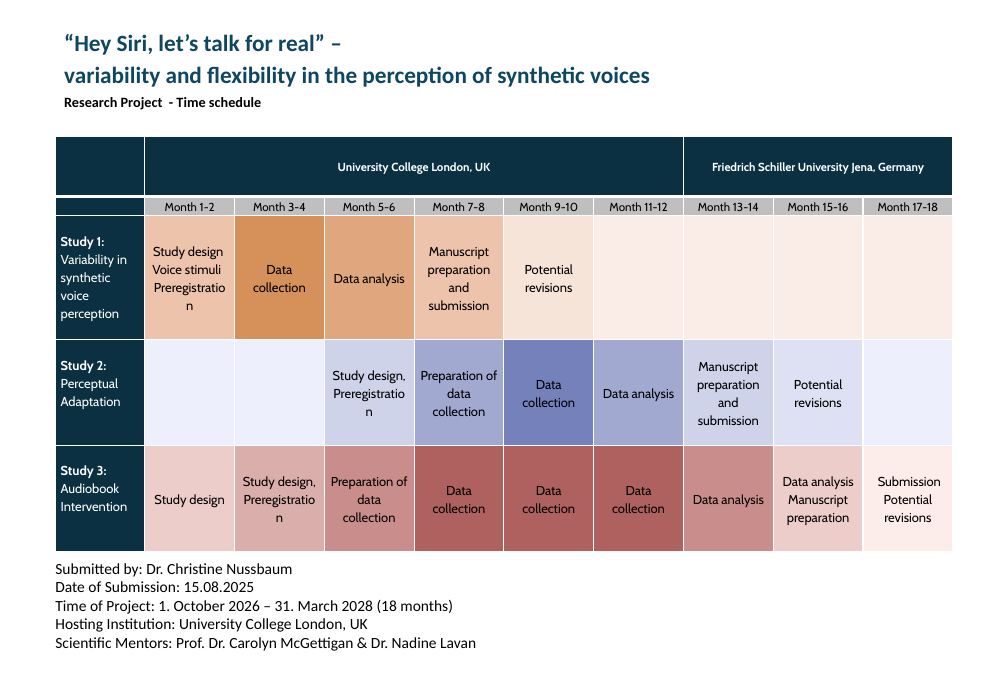
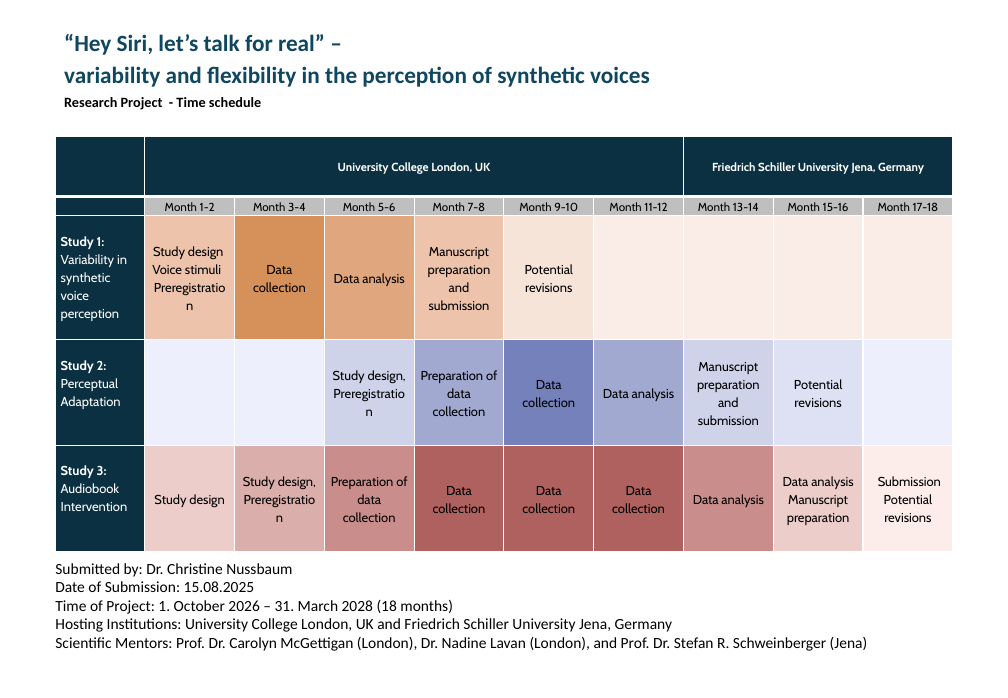
Before and after one commit to ChristineNussbaum/2024_Naturalness_Project, a slide deck: slide 1 of PRIME/06_timeschedule_CNussbaum.pptx. Drawn at 1008x698 pixels with LibreOffice and Linux fonts; fonts in the diff are those of the drawing. Boxes give left, top, right and bottom in pixels: in the first picture for what was removed or moved away, otherwise in the second. Text is boxed around its words. In the diff, an @@ line names an element or a change of style, - is before the commit and + after.

```diff
--- a/PRIME/06_timeschedule_CNussbaum.pptx
+++ b/PRIME/06_timeschedule_CNussbaum.pptx
@@ text at (55, 563, 868, 651): text changed @@
-Submitted by: Dr. Christine Nussbaum
-Date of Submission: 15.08.2025
-Time of Project: 1. October 2026 – 31. March 2028 (18 months)
-Hosting Institution: University College London, UK
-Scientific Mentors: Prof. Dr. Carolyn McGettigan & Dr. Nadine Lavan
+Submitted by: Dr. Christine Nussbaum
+Date of Submission: 15.08.2025
+Time of Project: 1. October 2026 – 31. March 2028 (18 months)
+Hosting Institutions: University College London, UK and Friedrich Schiller University Jena, Germany
+Scientific Mentors: Prof. Dr. Carolyn McGettigan (London), Dr. Nadine Lavan (London), and Prof. Dr. Stefan R. Schweinberger (Jena)
```
Also in this commit, not shown: 5 other files.
